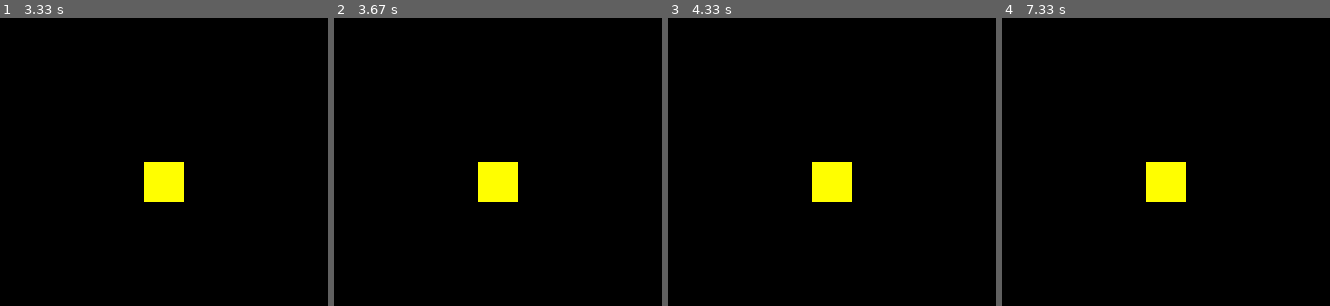
Above: before the commit, frames 1-4 (left to right).
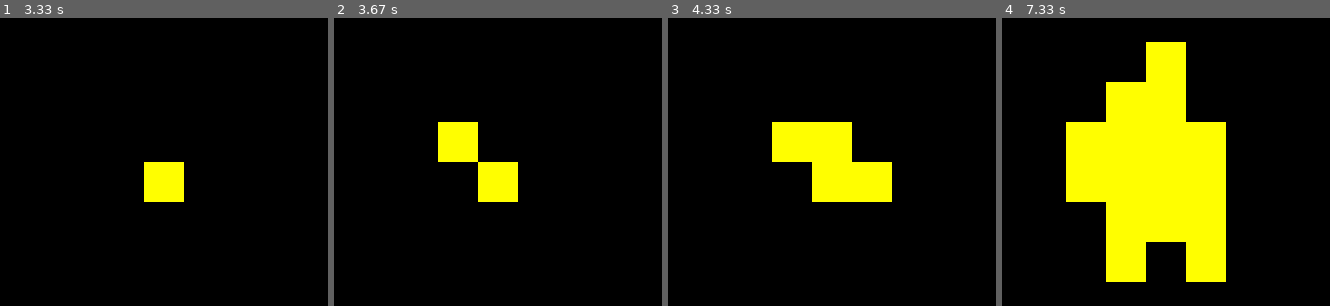
Above: after the commit, the same moments.

Repository: akanakia/collab-optimizer
Game: pygame game, started from droplet-ta-exp/droplet-ta-exp.py
Two runs of this game, one before a commit and one after it. Both use one fixed random seed, a clock stepped at 60 frames per second and the inputs below.
Inputs:
- Up to frame 1 (3.33 s): no input
- Up to frame 2 (3.67 s): no input
- Up to frame 3 (4.33 s): no input
- Up to frame 4 (7.33 s): no input

Frame 1 is identical in both runs. In frame 2, 1.7% of the frame differs, in the area x 31-44%, y 36-50%; in frame 3, 5.1%; in frame 4, 25%, in the area x 19-69%, y 8-92%.

Commit message:
there seems to be a bug in _compute_allowed_neighbors

Diff:
--- a/droplet-ta-exp/FireMaker.py
+++ b/droplet-ta-exp/FireMaker.py
@@ -9,7 +9,7 @@
         CORE  = 1
         BURNT = 2
 
-        def __init__(self, row, col):
+        def __init__(self, row, col, num_cell_rows, num_cell_cols):
             """
             Cell constructor
             """
@@ -17,27 +17,35 @@
             self.row = row
             self.i = 1
             self.status = FireMaker.Cell.FRONT
-            self._allowed_neighbors = None
+            self._compute_allowed_neighbors(num_cell_rows, num_cell_cols)
+            self._num_neighbors = 0
 
-        def get_allowed_neighbors(self, num_cell_rows, num_cell_cols):
+        def add_num_neighbors(self, n):
+            """
+            Increments an internal neighbor counter by n. If the internal
+            counter becomes greater than max allowed neighbors then the cell's
+            state is changed to CORE.
+            """
+            self._num_neighbors += n
+            if self._num_neighbors >= len(self.allowed_neighbors):
+                self.status = FireMaker.Cell.CORE
+
+        def _compute_allowed_neighbors(self, num_cell_rows, num_cell_cols):
             """
             Returns a list of tuples with coordinates of the allowed neighbors of
             this cell
             """
-            if self._allowed_neighbors is None:
-                self._allowed_neighbors = []
+            self.allowed_neighbors = []
 
-                for colp in [self.col - 1, self.col, self.col + 1]:
-                    if self.col - 1 < 0 or self.col + 1 == num_cell_cols:
+            for colp in [self.col - 1, self.col, self.col + 1]:
+                if colp < 0 or colp == num_cell_cols:
+                    continue
+                for rowp in [self.row - 1, self.row, self.row + 1]:
+                    if rowp < 0 or rowp == num_cell_rows:
                         continue
-                    for rowp in [self.row - 1, self.row, self.row + 1]:
-                        if self.row - 1 < 0 or self.row + 1 == num_cell_rows:
-                            continue
-                        if self.col == colp and self.row == rowp:
-                            continue
-                        self._allowed_neighbors.append((colp, rowp))
-
-            return self._allowed_neighbors
+                    if self.col == colp and self.row == rowp:
+                        continue
+                    self.allowed_neighbors.append((rowp, colp))
 
 
     def __init__(self, cell_height, cell_width, num_cell_rows, num_cell_cols):
@@ -56,7 +64,13 @@
         returns True if a new cell was created, False if a fire cell already
         existed at that location.
         """
-        pass
+        if len(self._active_cells) > 0:
+            occupied_cells = [(cell.row, cell.col) for cell in self._active_cells]
+            if (row, col) in occupied_cells:
+                return False
+
+        self._active_cells.append(FireMaker.Cell(row, col, self.num_cell_rows, self.num_cell_cols))
+        return True
 
     def add_cell_random(self):
         """
@@ -72,18 +86,48 @@
             (new_row, new_col) = occupied_cells[0]
             while((new_row, new_col) in occupied_cells):
                 (new_row, new_col) = (random.randint(0, self.num_cell_rows - 1), random.randint(0, self.num_cell_cols - 1))
-            self._active_cells.append(FireMaker.Cell(new_row, new_col))
+            self._active_cells.append(FireMaker.Cell(new_row, new_col, self.num_cell_rows, self.num_cell_cols))
         else:
-            self._active_cells.append(FireMaker.Cell(random.randint(0, self.num_cell_rows - 1), random.randint(0, self.num_cell_cols - 1)))
+            self._active_cells.append(FireMaker.Cell(random.randint(0, self.num_cell_rows - 1), random.randint(0, self.num_cell_cols - 1), self.num_cell_rows, self.num_cell_cols))
 
         return True
+
+    def get_last_added_cell(self):
+        if len(self._active_cells) > 0:
+            return self._active_cells[len(self._active_cells) - 1]
+        else:
+            return None
 
     def propogate_fire(self):
         """
         Propogates the fire from existing fire cells to neighboring cells using
         the desired probability distribution.
         """
-        front_cells = [cell for cell in self._active_cells if cell.status == Cell.FRONT]
+        new_cell_added = False
+        front_cells = [cell for cell in self._active_cells if cell.status == FireMaker.Cell.FRONT]
+        for front_cell in front_cells:
+            # Roll a dice to see the fire propogates
+            if random.random() <= (float(front_cell.i) / 255):
+                occupied_cells = [(cell.row, cell.col) for cell in self._active_cells]
+                neighbor_coords = list(front_cell.allowed_neighbors)
+                new_firecell_coords = neighbor_coords[random.randint(0, len(neighbor_coords) - 1)]
+                while(new_firecell_coords in occupied_cells):
+                    neighbor_coords.remove(new_firecell_coords)
+                    new_firecell_coords = neighbor_coords[random.randint(0, len(neighbor_coords) - 1)]
+
+                self.add_cell(new_firecell_coords[0], new_firecell_coords[1])
+                new_cell_added = True
+
+        # If a new cell was added then check if any FRONT cells need to become
+        # CORE cells
+        if new_cell_added:
+            new_cell = self.get_last_added_cell()
+            new_cell_neighbors = [cell for cell in front_cells if (cell.row, cell.col) in new_cell.allowed_neighbors]
+            new_cell.add_num_neighbors(len(new_cell_neighbors))
+            for cell in new_cell_neighbors:
+                cell.add_num_neighbors(1)
+
+
 
     def increment_intensity(self, inc=1):
         """
--- a/droplet-ta-exp/droplet-ta-exp.py
+++ b/droplet-ta-exp/droplet-ta-exp.py
@@ -40,9 +40,10 @@
         # Minute interval
         if (minute_counter >= FPS * 60):
             minute_counter = 0
-            fm.increment_intensity()
+            fm.increment_intensity(5)
 
         # Propogate the fire
+        fm.propogate_fire()
 
         # Draw the fire
         for (y_pos, x_pos, intensity) in fm.get_fire_grid():
